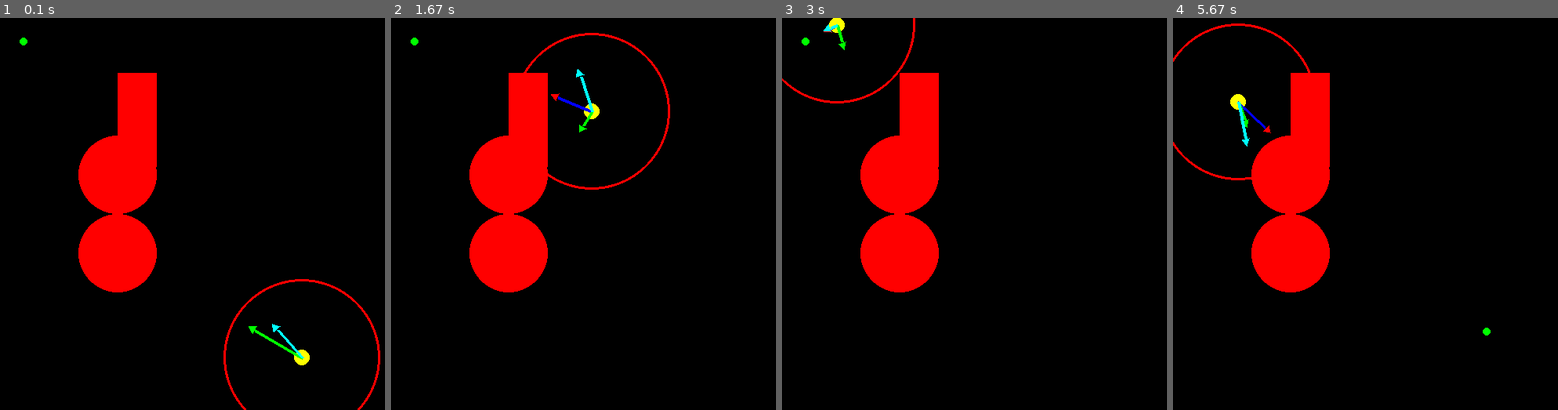
Above: before the commit, frames 1-4 (left to right).
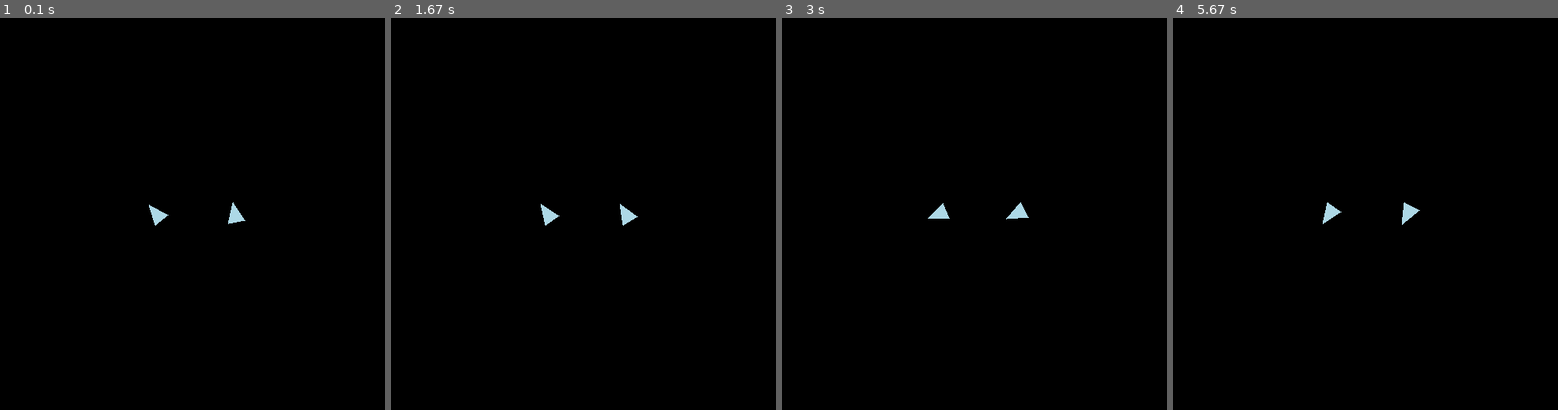
Above: after the commit, the same moments.

Repository: UltraFire66/Projetos-em-Pygame
Game: pygame game, started from teste_vetorial_com_colisao_final/main.py
Two runs of this game, one before a commit and one after it. Both use one fixed random seed, a clock stepped at 60 frames per second and the inputs below.
Inputs (mouse positions are in pixels of both pictures, inside the frame that each line leads up to):
- Up to frame 1 (0.1 s): no input
- Up to frame 2 (1.67 s): click (587, 214) at 0.38 s; click (464, 155) at 0.72 s; click (729, 351) at 1.05 s; click (494, 135) at 1.38 s
- Up to frame 3 (3 s): click (978, 261) at 1.72 s; click (920, 131) at 2.05 s; click (1113, 315) at 2.38 s; click (851, 253) at 2.72 s
- Up to frame 4 (5.67 s): click (1253, 139) at 3.05 s; click (1276, 284) at 3.38 s; click (1507, 304) at 3.72 s; click (1250, 359) at 4.05 s; click (1246, 237) at 4.38 s; click (1392, 323) at 4.72 s; click (1438, 343) at 5.05 s; click (1230, 351) at 5.38 s

The runs differ from the first frame. In frame 1, 9.3% of the frame differs, in the area x 5-99%, y 5-100%; in frame 2, 9.3%, in the area x 5-73%, y 3-70%; in frame 3, 8.9%; in frame 4, 9.2%.

Commit message:
adição do agente triangulo e steering behaviors

Diff:
--- a/teste_vetorial_com_colisao_final/classes/alvo.py
+++ b/teste_vetorial_com_colisao_final/classes/alvo.py
@@ -1,11 +1,13 @@
 import sys,math,pygame
 
 class Alvo:
-    def __init__(self,screen,posicoes):
+    def __init__(self,screen,posicoes,raio,cor=(0, 255, 0)):
         self.posicoes = posicoes
         self.screen = screen
         self.centro = posicoes[0]
         self.contador = 0
+        self.raio = raio
+        self.cor = cor
 
     def update(self):
         self.contador += 1
@@ -14,4 +16,4 @@
             self.centro = self.posicoes[self.contador]
 
     def draw(self):
-        pygame.draw.circle(self.screen,(0, 255, 0),self.centro,5)
+        pygame.draw.circle(self.screen,self.cor,self.centro,self.raio)
--- a/teste_vetorial_com_colisao_final/classes/bolinha.py
+++ b/teste_vetorial_com_colisao_final/classes/bolinha.py
@@ -6,15 +6,8 @@
 
 class Bolinha:
 
-    centro = vector(0,0)
 
-    vel = vector(5,5)
-    acel = vector(0,0)
-    atrito = vector(1,1)
-    raioDeteccao = 100
-    escalar_velocidade = 4
-
-    def __init__(self,screen,centro,raio,alvo,paredes,obstaculos):
+    def __init__(self,screen,centro,raio,alvo,paredes,obstaculos,raiodeteccao):
         self.centro = centro
         self.raio = raio
         self.alvo = alvo
@@ -22,8 +15,17 @@
         self.paredes = paredes
         self.obstaculos = obstaculos
         self.contador = 0 #apenas dedicado a testes e debug
+        self.acelAtracao = 0.05
+        self.acelRepulsao = 0.05
+        self.raioDeteccao = raiodeteccao
+        self.escalar_velocidade = 4
+        self.vel = vector(0,0)
 
-    def update(self):
+    def update(self,agentes):
+
+
+        #pegando a altura e largura da tela
+        Screenwidth, Screenheight = pygame.display.get_surface().get_size()
 
 
         distancia = (self.alvo.centro - self.centro)
@@ -35,21 +37,44 @@
             self.direcao = vector(0,0)
 
 
+        #codigo referente a diminuir  a velocidade da bolinha quando estiver se aproximando do alvo
 
-        if(distancia.length() < self.raioDeteccao): ##se alvo estiver dentro do circulo vermelho, diminui velocidade gradualmente até parar no alvo
-           self.vel = vector( self.escalar_velocidade * (distancia/self.raioDeteccao), self.escalar_velocidade * (distancia/self.raioDeteccao))
-           if(self.vel.length() < 0.05): #previne de diminuir infinitamente
-               self.vel = vector(0,0)
-               self.alvo.update()
-        else:   #se nao estiver dentro do circulo vermelho, bolinha tem velocidade constante
-           self.vel = vector(self.escalar_velocidade,self.escalar_velocidade)
+        #if(distancia.length() < self.raioDeteccao): ##se alvo estiver dentro do circulo vermelho, diminui velocidade gradualmente até parar no alvo
+           #self.vel = vector( self.escalar_velocidade * (distancia/self.raioDeteccao), self.escalar_velocidade * (distancia/self.raioDeteccao))
+           #if(self.vel.length() < 0.05): #previne de diminuir infinitamente
+               #self.vel = vector(0,0)
+               #self.alvo.update()
+        #else:   #se nao estiver dentro do circulo vermelho, agente é atraído pelo alvo
+           # self.vel = self.vel + self.acel
+
+
+
+
+        #Início do codigo referente a quicar quando atingir outro agente
+
+        for agente in agentes:
+            distanciaAG = self.centro - agente.centro
+            direcaoAG = vector(0,0)
+            if(distanciaAG.length() > 0):
+                direcaoAG = vector.normalize(distanciaAG)
+
+            #caso colidam, inverte a velocidade dos dois (colisão perfeita elástica)
+            if(distanciaAG.length() <= (self.raio+agente.raio)):
+                veloc = self.vel.length() + agente.vel.length() #guardando a soma das velocidades para dividir no momento da colisão
+                self.vel = (veloc * (agente.raio/(agente.raio+self.raio)))*direcaoAG #não conserva energia cinética, só distribui a velocidade final de forma inversamente proporcional à massa(apenas para testes)
+                agente.vel = (veloc * (self.raio/(agente.raio+self.raio)))*(-direcaoAG)
+
+
+
 
 
         #Início do codigo referente a desviar de obstaculo
 
         direcaoObs = vector(0,0)
 
-        resultante = ((self.vel.length()*10)*self.direcao)
+        fatorDistanciaAlvo =  distancia.length() / math.sqrt(pow(Screenwidth,2) + pow(Screenheight,2))
+
+        resultante = ((self.acelAtracao * fatorDistanciaAlvo)*self.direcao)  #força de atração para o alvo
 
 
         for obstaculo in self.obstaculos:
@@ -59,9 +84,14 @@
             # print(distanciaBordaObs)
             fatorDistanciaObstaculo = ((self.raioDeteccao - distanciaBordaObs)/self.raioDeteccao) #porcentagem que indica o quão próximo do obstaculo a bolinha está (100% quando encostar)
 
+            #conferindo se a bolinha está colidindo com o obstaculo e não deixando ela avançar
+            if(distanciaBordaObs <= 0):
+                self.centro = self.centro + distanciaObs - (obstaculo.raio*direcaoObs)
+
+
             if(distanciaBordaObs < self.raioDeteccao): # gera o vetor resultante da atração e repulsao quando o obstaculo entra no raio
                 #print(fatorDistanciaObstaculo)
-                resultante += (self.vel.length()*10)*direcaoObs*fatorDistanciaObstaculo
+                resultante += self.acelRepulsao*direcaoObs*fatorDistanciaObstaculo
                 if(direcaoObs == -self.direcao):
                     print("teste : %d",self.contador)
                     self.contador += 1 #apenas um teste
@@ -69,9 +99,6 @@
 
 
         #Inicio do código referente a desviar de parede
-
-
-
 
         for parede in self.paredes:
             distanciaParede = vector(0,0)
@@ -105,17 +132,39 @@
             direcaoResultante = vector(0,0)
 
 
+        #codigo para fazer a bolinha quicar nas bordas
+        if(self.centro.x > Screenwidth or self.centro.x < 0):
+            self.vel.x = -self.vel.x
+            resultante.x = - resultante.x
+
+        if(self.centro.y > Screenheight or self.centro.y < 0):
+            self.vel.y = -self.vel.y
+            resultante.y = - resultante.y
+
+
         mouse_x,mouse_y = pygame.mouse.get_pos()
 
-        self.centro  += self.vel.length() * direcaoResultante #oque faz a bolinha se movimentar
+        if(distancia.length() < self.raioDeteccao): #se alvo estiver dentro do circulo vermelho, diminui velocidade gradualmente até parar no alvo
+            self.vel = vector( self.escalar_velocidade * (distancia/self.raioDeteccao), self.escalar_velocidade * (distancia/self.raioDeteccao))
+            if(self.vel.length() < 0.05): #previne de diminuir infinitamente
+                self.vel = vector(0,0)
+                self.alvo.update()
+        else:   #se nao estiver dentro do circulo vermelho, agente é atraído pelo alvo
+           self.vel += resultante
+
+        self.centro  += self.vel #oque faz a bolinha se movimentar
+
         #self.centro = vector(mouse_x,mouse_y)
 
+        #limita a velocidade total da bolinha
+        if(self.vel.length()>3):
+            self.vel = vector.normalize(self.vel) * 3
 
 
         #desenhando tudo na tela
         pygame.draw.circle(self.screen,(255, 255, 0),self.centro,self.raio)
         pygame.draw.circle(self.screen,(255, 0, 0),self.centro,self.raioDeteccao,3)
         draw_arrow(self.screen,self.centro,self.centro+(self.vel.length()*10)*self.direcao,(255,0,0),(0,0,255))
-        draw_arrow(self.screen,self.centro,self.centro+(self.vel.length()*12)*direcaoObs*fatorDistanciaObstaculo,(0,255,0),(0,255,0))
+        #draw_arrow(self.screen,self.centro,self.centro+(self.vel.length()*12)*direcaoObs*fatorDistanciaObstaculo,(0,255,0),(0,255,0))
         #draw_arrow(self.screen,self.centro,self.centro+(self.vel.length()*12)*direcaoParede*fatorDistanciaParede,(0,255,0),(0,255,0))
         draw_arrow(self.screen,self.centro,self.centro+(self.vel.length()*10)*direcaoResultante,(0,255,255),(0,255,255))
--- /dev/null
+++ b/teste_vetorial_com_colisao_final/classes/triangulo.py
@@ -0,0 +1,231 @@
+import sys,math,pygame,random
+from datetime import datetime
+sys.path.append('../func')
+from func.draw_arrow import draw_arrow
+from classes.alvo import Alvo
+
+vector = pygame.math.Vector2
+
+class Triangulo:
+
+    def __init__(self,screen,centro,tamanho,raioDeteccao,velocidadeMax):
+        self.screen = screen
+        self.centro = centro
+        self.orientacao = math.pi #começa com o triangulo apontado para cima
+        self.velocidade = vector(0,0)
+        self.rotacao = 0
+        self.aceleracao = vector(0,0)
+        self.aceleracaoMax = 2
+        self.acelAngular = 0
+        self.acelAngularMax = math.pi/20
+        self.tamanho = tamanho
+        self.raioDeteccao = raioDeteccao
+        self.velocidadeMax = velocidadeMax
+        self.rotacaoMax = math.pi/10
+
+
+
+    def limitar_vel(self):
+        if(self.velocidade.length() > self.velocidadeMax):
+            self.velocidade = self.velocidade.normalize()
+            self.velocidade *= self.velocidadeMax
+
+
+    def limitar_acel(self):
+        if(self.aceleracao.length() > self.aceleracaoMax):
+            self.aceleracao = self.aceleracao.normalize()
+            self.aceleracao *= self.aceleracaoMax
+
+    def limitar_rot(self):
+        if(abs(self.rotacao) > self.rotacaoMax):
+            if(self.rotacao > 0):
+                self.rotacao = self.rotacaoMax
+            else:
+                self.rotacao = -self.rotacaoMax
+
+    def limitar_acel_Angular(self):
+            if(abs(self.acelAngular) > self.acelAngularMax):
+                if(self.acelAngular > 0):
+                    self.acelAngular = self.acelAngularMax
+                else:
+                    self.acelAngular = -self.acelAngularMax
+
+
+    def novaOrientação(self):
+        if(self.velocidade.length() > 0):
+            self.orientacao = math.atan2(self.velocidade.x,self.velocidade.y)
+
+
+    #persegue o mouse (ou um alvo) com velocidade maxima e com orientação baseada na velocidade
+    def procurar(self,alvo):
+
+        distancia = alvo.centro - self.centro
+        direcao = distancia.normalize()
+
+        if(distancia.length() < alvo.raio):
+            return 0
+
+        self.aceleracao = self.aceleracaoMax * direcao
+
+
+        #alterando a orientação com base na velocidade
+        self.novaOrientação()
+
+        self.velocidade = (0,0)
+
+        #atualizando posicao e velocidade
+        self.centro += self.velocidade
+        self.velocidade += self.aceleracao
+        self.limitar_vel()
+
+
+    #foge do mouse (ou um alvo) com velocidade maxima e com orientação baseada na velocidade
+    def fugir(self,alvo):
+
+        mouse_x,mouse_y = pygame.mouse.get_pos()
+
+        self.velocidade = self.centro - alvo
+
+        self.limitar_vel()
+        self.novaOrientação()
+
+
+        self.centro += self.velocidade
+
+
+    #vaga pela tela randomicamente
+    def vagar(self):
+        random.seed(datetime.now().timestamp())
+        #anda com velocidade máxima na posição em que está orientado
+        direcao = vector(math.sin(self.orientacao),math.cos(self.orientacao))
+        self.velocidade = self.velocidadeMax * direcao
+
+        #olha para uma nova posição randomicamente
+        self.rotacao = random.uniform(-1, 1) * self.rotacaoMax
+
+        #atualiza posicao e orientação
+        if((self.centro+self.velocidade).x < 500 and (self.centro+self.velocidade).x > 0):
+            self.centro.x += self.velocidade.x
+
+        if((self.centro+self.velocidade).y < 500 and (self.centro+self.velocidade).y > 0):
+            self.centro.y += self.velocidade.y
+
+
+        self.orientacao += self.rotacao
+
+
+    #chega a um dado alvo, desacelerando e parando ao chegar perto dele
+    def chegada(self,alvo):
+
+        # tempo que a velocidade tem para se tornar a velocidade alvo por meio de desaceleração
+        tempo = 0.2
+
+        # descobre a direção e distância para o alvo
+        distancia = alvo.centro - self.centro
+        direcao = distancia.normalize()
+
+
+        #se ja estiver no alvo, não faz nada
+        if(distancia.length() < alvo.raio):
+            self.velocidade = vector(0,0)
+            self.aceleracao = vector(0,0)
+            return 0
+
+        #se alvo não estiver no raio de detecção, usa velocidade máxima
+        if(distancia.length() > self.raioDeteccao):
+            velalvo = self.velocidadeMax
+
+        else:
+            velalvo = self.velocidadeMax * distancia.length()/self.raioDeteccao
+
+        velalvo *= direcao
+
+
+        self.aceleracao = (velalvo - self.velocidade)/tempo
+
+
+        #alterando a orientação com base na velocidade
+        self.novaOrientação()
+
+        self.limitar_vel()
+        self.limitar_acel()
+
+        #atualizando posicao e velocidade
+        self.centro += self.velocidade
+        self.velocidade += self.aceleracao
+
+    def alinhar(self,alvo):
+
+        # tempo que a rotação tem para se tornar a rotação alvo por meio de aceleração
+        tempo = 0.2
+
+        #determina a distancia em que a rotação começara a diminuir para alcançar a orientação exata
+        raioDeLentidao = math.pi/4
+
+
+        ori = alvo - self.orientacao
+
+        #precisamos mapear esse valor da orientação para o intervalo de [-pi,pi]
+        if(ori > 0):
+            while(ori > math.pi):
+                ori -= 2*math.pi
+        else:
+            while(ori < (-math.pi)):
+                ori += 2*math.pi
+
+        print(ori)
+
+        #se os dois já estiverem alinhados, não faz nada
+        if(abs(ori)< math.pi/20):
+            self.rotacao = 0
+            self.acelAngular = 0
+            return 0
+
+        #se não está no raio de lentidão, usa rotação máxima
+        if(abs(ori) > raioDeLentidao):
+            if(ori > 0):
+                rotacaoAlvo = self.rotacaoMax
+            else:
+                rotacaoAlvo = -self.rotacaoMax
+
+
+        #se está, escalona uma rotação
+        else:
+            rotacaoAlvo = self.rotacaoMax * ori/raioDeLentidao
+
+        self.acelAngular = (rotacaoAlvo - self.rotacao)/tempo
+
+        self.limitar_rot()
+        self.limitar_acel_Angular()
+
+        self.orientacao += self.rotacao
+        self.rotacao += self.acelAngular
+
+
+
+    def perseguir(self,alvo):
+
+        #tempo máximo de predição, se não conseguir alcançar o alvo dentro desse tempo, usa aceleração máxima
+        predicaoMax = 0.5
+
+        distancia = alvo.centro - self.centro
+
+        if(self.velocidade.length() < (distancia.length()/predicaoMax)):
+            predicao = predicaoMax
+        else:
+            predicao = (distancia.length()/self.velocidade.length())
+
+        localAlvo = alvo.centro + (alvo.velocidade * predicao)
+
+        alvoProcurar = Alvo(self.screen,[localAlvo],5,(0,0,0))
+
+        self.procurar(alvoProcurar)
+
+
+    def draw(self):
+        direcao = vector(math.sin(self.orientacao),math.cos(self.orientacao))
+        post1 = self.centro + direcao*self.tamanho
+        post2 = self.centro + direcao.rotate(135) * self.tamanho
+        post3 = self.centro + direcao.rotate(225) * self.tamanho
+        pygame.draw.polygon(self.screen,(173, 216, 230),[post1,post2,post3])
+        #pygame.draw.circle(self.screen,(255, 0, 0),self.centro,self.raioDeteccao,3)
--- a/teste_vetorial_com_colisao_final/main.py
+++ b/teste_vetorial_com_colisao_final/main.py
@@ -1,12 +1,14 @@
 import sys,math,pygame
 from classes.alvo import Alvo
 from classes.bolinha import Bolinha
+from classes.triangulo import Triangulo
 from classes.parede import Parede
 from classes.obstaculo import Obstaculo
 from func.draw_arrow import draw_arrow
 
 
-pygame.init
+
+pygame.init()
 
 vector = pygame.math.Vector2
 
@@ -14,42 +16,53 @@
 
 black = 0,0,0
 screen = pygame.display.set_mode((500,500))
+framerate = 40
+
 print("startou\n")
 
 
 
 
-
-
-a1 = Alvo(screen,[vector(30,30),vector(400,400)])
+a1 = Alvo(screen,[vector(30,30),vector(400,400),(30,400),(400,30)],5)
+a2 = Alvo(screen,[vector(470,470),vector(100,100),(30,400),(400,30)],5)
 p1 = Parede(screen,150,70,50,120)
 o1 = Obstaculo(screen,(150,200),50)
 o2 = Obstaculo(screen,(150,300),50)
-b1 = Bolinha(screen,vector(400,450),10,a1,[p1],[o1,o2])
+o3 = Obstaculo(screen,(250,250),50)
+b1 = Bolinha(screen,vector(400,450),10,a1,[],[o3],100)
+b2 = Bolinha(screen,vector(25,50),30,a2,[],[o3],130)
+t1 = Triangulo(screen, vector(200,250),15,100,8)
+t2 = Triangulo(screen, vector(300,250),15,100,5)
+
 iniciar = True #trocar pra false caso queira que o jogo inicie quando clique espaço
 
 
 while True:
 
     for event in pygame.event.get():
-        if event.type == pygame.QUIT: sys.exit()
-
-        if event.type == pygame.KEYDOWN:
-
-            if event.key == pygame.K_SPACE: #feito para quando se quer iniciar o jogo clicando espaço
-                print("iniciou")
-                iniciar = True
+                if event.type == pygame.QUIT: sys.exit()
 
 
     if(iniciar):
+
+        #criando um alvo no local onde o mouse esta
+        alvoMouse =Alvo(screen,[pygame.mouse.get_pos()],10,(255,0,0))
+        teclas = pygame.key.get_pressed()
+
         screen.fill(black)
-        b1.update()
+
+        #if teclas[pygame.K_SPACE]:
+
+        t1.draw()
+        t2.draw()
+        t1.procurar(alvoMouse)
+
+        #if teclas[pygame.K_SPACE]:
+        t2.alinhar(t1.orientacao)
 
 
-        a1.draw()
-        p1.draw()
-        o1.draw()
-        o2.draw()
+
+
         pygame.display.flip()
 
-    clock.tick(40)
+    clock.tick(framerate)
